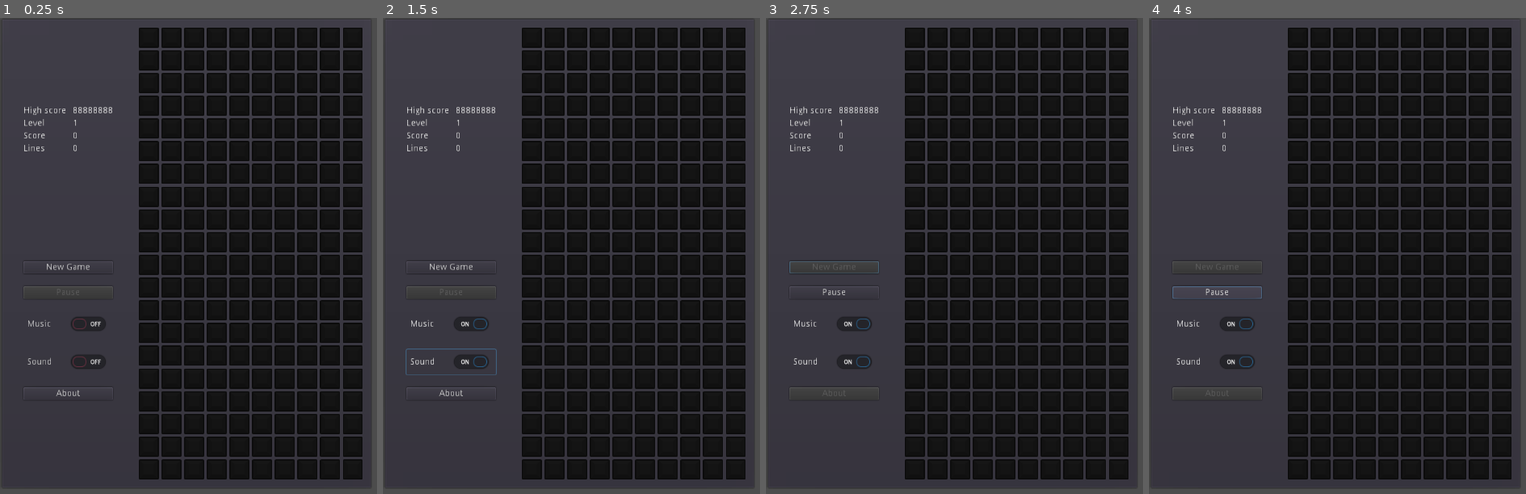
Above: before the commit, frames 1-4 (left to right).
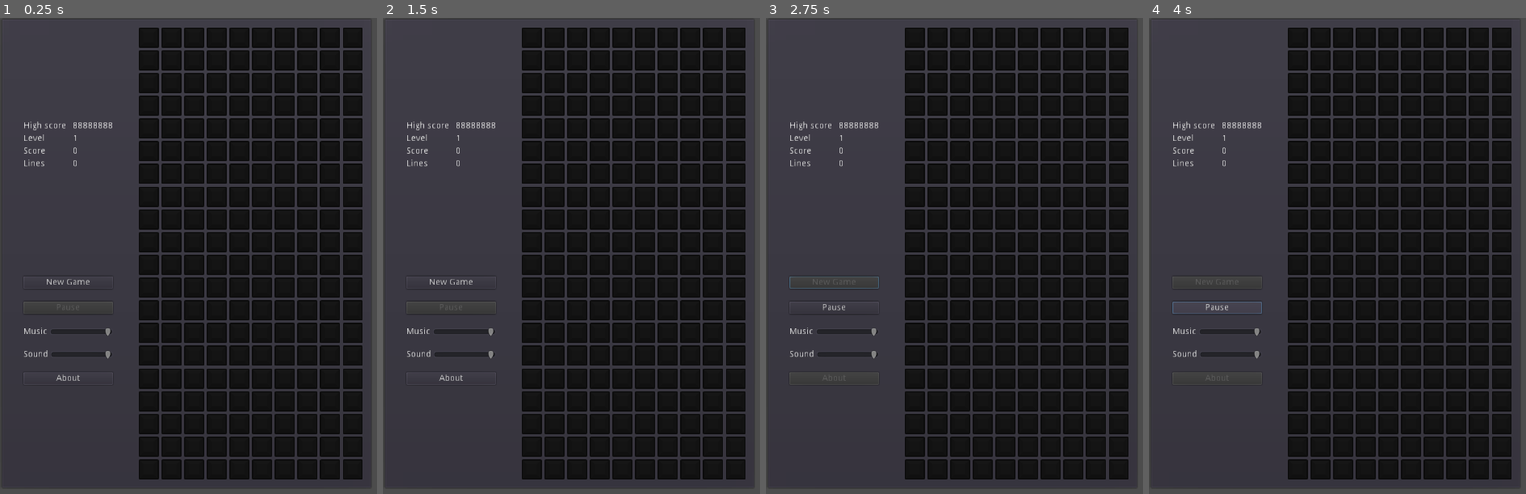
Above: after the commit, the same moments.

Repository: wojteksuchy/tetron
Game: Godot game, scene res://scenes/Main.tscn
Two runs of this game, one before a commit and one after it. Both use one fixed random seed, a clock stepped at 60 frames per second and the inputs below.
Inputs (mouse positions are in pixels of both pictures, inside the frame that each line leads up to):
- Up to frame 1 (0.25 s): no input
- Up to frame 2 (1.5 s): click (450, 322) at 0.5 s, where only the run before the commit has a clickable "Music"; click (450, 360) at 1.25 s, where only the run before the commit has a clickable "Sound"
- Up to frame 3 (2.75 s): click "New Game" at 2 s
- Up to frame 4 (4 s): click "Pause" at 2.75 s; click "Resume" at 3.5 s

The runs differ from the first frame. In frame 1, 1.2% of the frame differs, in the area x 6-30%, y 18-80%; in frame 2, 1.3%, in the area x 5-31%, y 18-80%; in frame 3, 1.3%; in frame 4, 1.3%.

Commit message:
Update GUI

Diff:
--- a/scenes/GUI.tscn
+++ b/scenes/GUI.tscn
@@ -13,26 +13,26 @@
 
 [node name="Panel" type="PanelContainer" parent="."]
 margin_left = 113.0
-margin_top = 272.0
+margin_top = 296.0
 margin_right = 487.0
-margin_bottom = 751.0
+margin_bottom = 727.0
 
 [node name="HBoxContainer" type="HBoxContainer" parent="Panel"]
 margin_left = 7.0
 margin_top = 7.0
 margin_right = 367.0
-margin_bottom = 472.0
+margin_bottom = 424.0
 size_flags_horizontal = 0
 
 [node name="Left" type="CenterContainer" parent="Panel/HBoxContainer"]
 margin_right = 200.0
-margin_bottom = 465.0
+margin_bottom = 417.0
 rect_min_size = Vector2( 200, 0 )
 
 [node name="VBox" type="VBoxContainer" parent="Panel/HBoxContainer/Left"]
 margin_left = 29.0
 margin_right = 171.0
-margin_bottom = 465.0
+margin_bottom = 417.0
 custom_constants/separation = 20
 
 [node name="Statistics" type="GridContainer" parent="Panel/HBoxContainer/Left/VBox"]
@@ -167,28 +167,63 @@
 margin_bottom = 305.0
 text = "Pause"
 
-[node name="Music" type="CheckButton" parent="Panel/HBoxContainer/Left/VBox"]
+[node name="HBox" type="HBoxContainer" parent="Panel/HBoxContainer/Left/VBox"]
 margin_top = 325.0
 margin_right = 142.0
-margin_bottom = 365.0
+margin_bottom = 341.0
+__meta__ = {
+"_edit_use_anchors_": false
+}
+
+[node name="MusicLabel" type="Label" parent="Panel/HBoxContainer/Left/VBox/HBox"]
+margin_top = 1.0
+margin_right = 38.0
+margin_bottom = 15.0
 text = "Music"
-
-[node name="Sound" type="CheckButton" parent="Panel/HBoxContainer/Left/VBox"]
-margin_top = 385.0
-margin_right = 142.0
-margin_bottom = 425.0
+__meta__ = {
+"_edit_use_anchors_": false
+}
+
+[node name="Music" type="HSlider" parent="Panel/HBoxContainer/Left/VBox/HBox"]
+margin_left = 42.0
+margin_right = 142.0
+margin_bottom = 16.0
+size_flags_horizontal = 3
+min_value = -24.0
+max_value = 0.0
+
+[node name="HBox2" type="HBoxContainer" parent="Panel/HBoxContainer/Left/VBox"]
+margin_top = 361.0
+margin_right = 142.0
+margin_bottom = 377.0
+__meta__ = {
+"_edit_use_anchors_": false
+}
+
+[node name="SoundLabel" type="Label" parent="Panel/HBoxContainer/Left/VBox/HBox2"]
+margin_top = 1.0
+margin_right = 39.0
+margin_bottom = 15.0
 text = "Sound"
 
+[node name="Sound" type="HSlider" parent="Panel/HBoxContainer/Left/VBox/HBox2"]
+margin_left = 43.0
+margin_right = 142.0
+margin_bottom = 16.0
+size_flags_horizontal = 3
+min_value = -24.0
+max_value = 0.0
+
 [node name="About" type="Button" parent="Panel/HBoxContainer/Left/VBox"]
-margin_top = 445.0
-margin_right = 142.0
-margin_bottom = 465.0
+margin_top = 397.0
+margin_right = 142.0
+margin_bottom = 417.0
 text = "About"
 
 [node name="Right" type="MarginContainer" parent="Panel/HBoxContainer"]
 margin_left = 204.0
 margin_right = 360.0
-margin_bottom = 465.0
+margin_bottom = 417.0
 custom_constants/margin_right = 8
 custom_constants/margin_top = 8
 custom_constants/margin_left = 8
@@ -198,7 +233,7 @@
 margin_left = 8.0
 margin_top = 8.0
 margin_right = 148.0
-margin_bottom = 457.0
+margin_bottom = 409.0
 columns = 10
 
 [node name="Cell" type="TextureRect" parent="Panel/HBoxContainer/Right/Grid"]
@@ -240,7 +275,7 @@
 Page Up - increase level on each press"
 [connection signal="button_down" from="Panel/HBoxContainer/Left/VBox/NewGame" to="." method="_on_NewGame_button_down"]
 [connection signal="button_down" from="Panel/HBoxContainer/Left/VBox/Pause" to="." method="_on_Pause_button_down"]
-[connection signal="pressed" from="Panel/HBoxContainer/Left/VBox/Music" to="." method="_on_Music_pressed"]
-[connection signal="pressed" from="Panel/HBoxContainer/Left/VBox/Sound" to="." method="_on_Sound_pressed"]
+[connection signal="value_changed" from="Panel/HBoxContainer/Left/VBox/HBox/Music" to="." method="_on_Music_value_changed"]
+[connection signal="value_changed" from="Panel/HBoxContainer/Left/VBox/HBox2/Sound" to="." method="_on_Sound_value_changed"]
 [connection signal="button_down" from="Panel/HBoxContainer/Left/VBox/About" to="." method="_on_About_button_down"]
 [connection signal="popup_hide" from="AboutBox" to="." method="_on_AboutBox_popup_hide"]
--- a/scripts/GUI.gd
+++ b/scripts/GUI.gd
@@ -3,8 +3,8 @@
 const CELL_CLEAR_BACKGROUND1 := Color(0.1, 0.1, 0.1)
 const CELL_CLEAR_BACKGROUND2 := Color(0) #Black
 
-var music setget _music_set, _music_get
-var sound setget _sound_set, _sound_get
+var music := 0.0
+var sound := 0.0
 
 var grid: GridContainer
 var next: GridContainer
@@ -41,22 +41,6 @@
 	find_node(button).set_text(text)
 
 
-func _music_set(value) -> void:
-	find_node("Music").set_text(value)
-
-
-func _music_get() -> bool:
-	return find_node("Music").is_pressed()
-
-
-func _sound_set(value) -> void:
-	find_node("Sound").set_text(value)
-
-
-func _sound_get() -> bool:
-	return find_node("Sound").is_pressed()
-
-
 func set_button_states(playing: bool) -> void:
 	set_button_state("NewGame", playing)
 	set_button_state("About", playing)
@@ -81,9 +65,11 @@
 	set_button_state("About", false)
 
 
-func _on_Music_pressed() -> void:
+func _on_Music_value_changed(value: float) -> void:
+	music = value
 	emit_signal("button_pressed", "Music")
 
 
-func _on_Sound_pressed() -> void:
+func _on_Sound_value_changed(value: float) -> void:
+	sound = value
 	emit_signal("button_pressed", "Sound")
